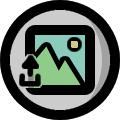
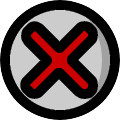
Layers edited between the first and the second 120 × 120 image:
hid group "BotonSeleccionarImagen" (10 layers) over left=0, top=0, right=120, bottom=120
hid "Capa 29" (1st of 5, in "BotonSeleccionarImagen") over left=0, top=0, right=120, bottom=120
painted on "Capa 28" (1st of 5, in "BotonSeleccionarImagen") over left=0, top=0, right=120, bottom=120
showed "Capa 29" (2nd of 5, in "BotonEliminar") over left=0, top=0, right=120, bottom=120
hid "Capa 69" (2nd of 2, in "BotonEliminar") over left=29, top=21, right=92, bottom=99
showed "Capa 46" (2nd of 2, in "BotonEliminar") over left=20, top=21, right=98, bottom=99
showed "Capa 46 copy" (2nd of 2, in "BotonEliminar") over left=25, top=25, right=94, bottom=95
painted on "Capa 28" (2nd of 5, in "BotonEliminar") over left=0, top=0, right=120, bottom=120